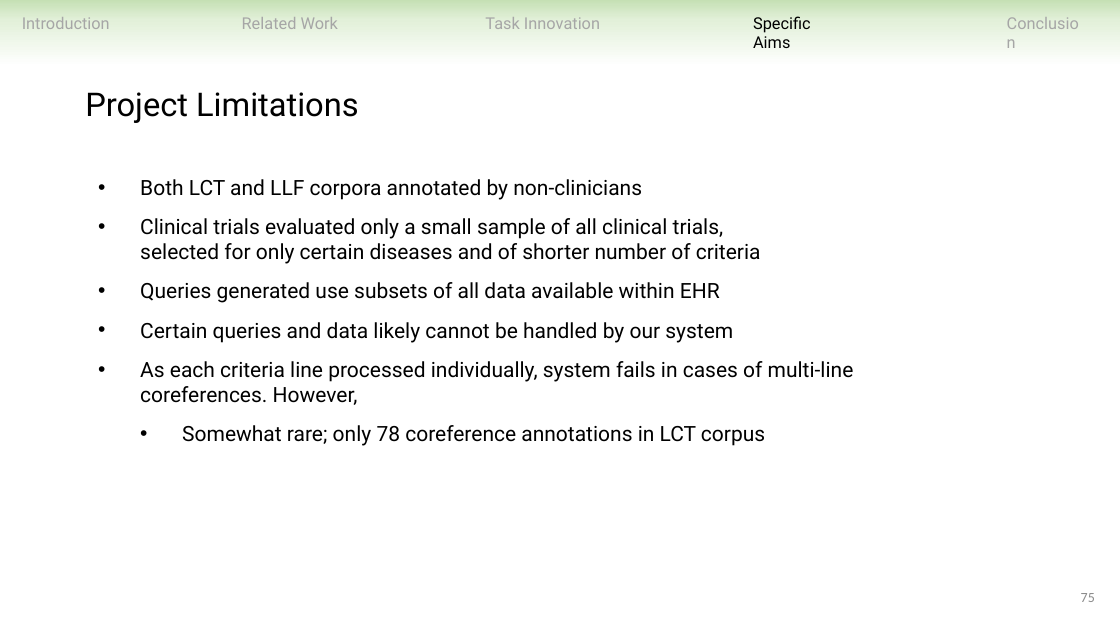
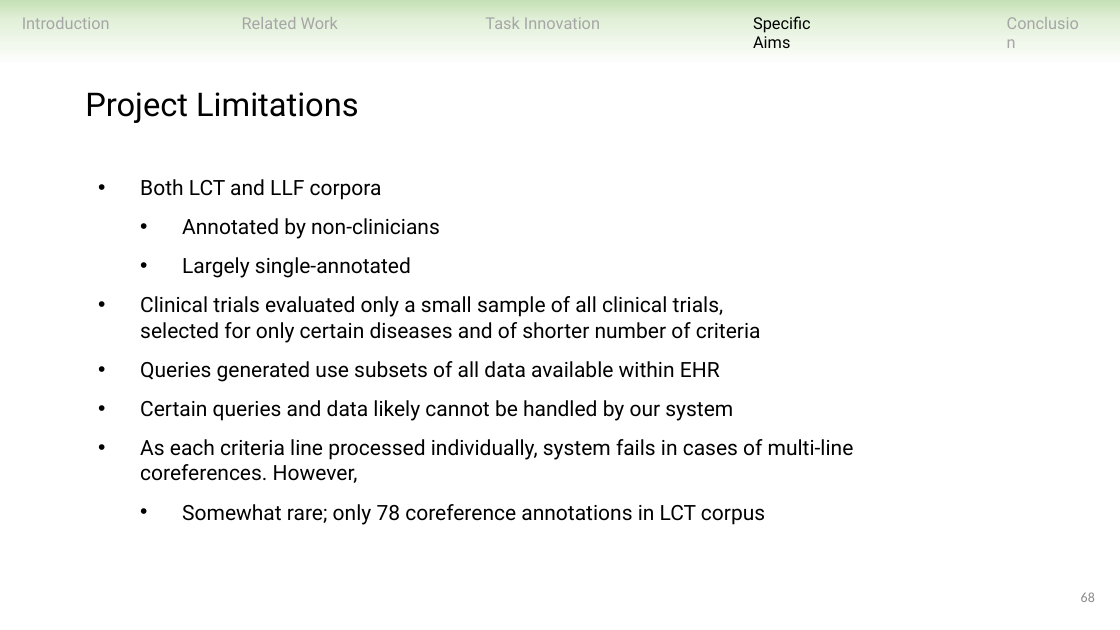
Before and after one commit to ndobb/dissertation, a slide deck: slide 68 of 4_general_exam/presentation/nic_dobbins_general_exam.pptx (slide 75 before the commit). Drawn at 1120x630 pixels with LibreOffice and Linux fonts; fonts in the diff are those of the drawing. Boxes give left, top, right and bottom in pixels: in the first picture for what was removed or moved away, otherwise in the second. Text is boxed around its words. In the diff, an @@ line names an element or a change of style, - is before the commit and + after.

```diff
--- a/4_general_exam/presentation/nic_dobbins_general_exam.pptx
+++ b/4_general_exam/presentation/nic_dobbins_general_exam.pptx
@@ text at (140,179,440,278): text changed @@
-• Both LCT and LLF corpora annotated by non-clinicians
+• Both LCT and LLF corpora
+  • Annotated by non-clinicians
+  • Largely single-annotated
@@ page number at (1081,592,1095,602): text changed @@
-75
+68
```
Also in this commit, not shown: 21 other slides changed, 3 slides added, 1 slide removed.
